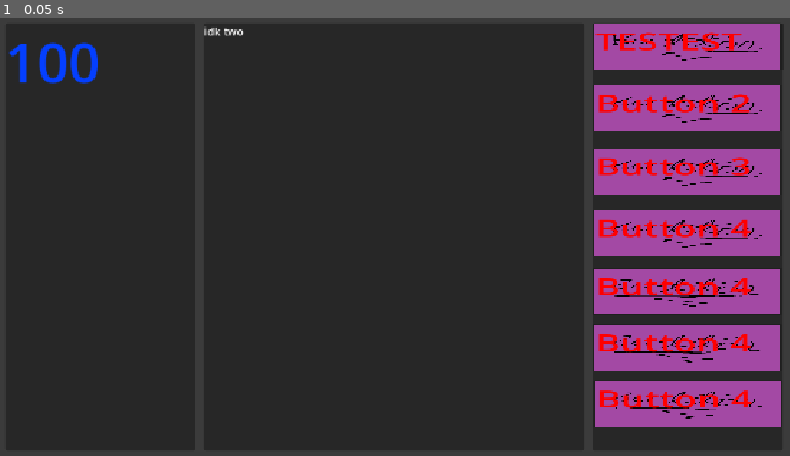
Above: before the commit, frame 1.
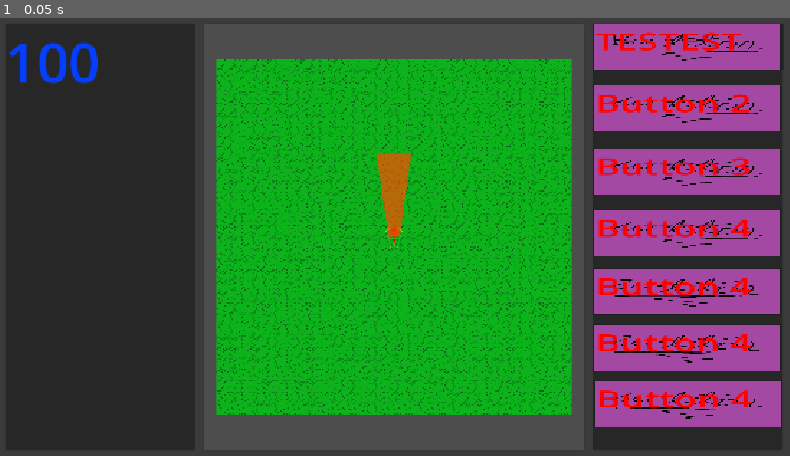
Above: after the commit, the same moment.

Repository: thehiddenspeaker/jam
Game: Godot game, scene res://main.tscn
Same seed, same stepped clock (60 frames per second), same inputs: the game is played once before the commit and once after it.
Inputs:
- Up to frame 1 (0.05 s): no input

The runs differ from the first frame. In frame 1, 47% of the frame differs, in the area x 25-74%, y 1-99%.
Error after the commit: Invalid access to property or key 'dragonspeed' on a base object of type 'Dictionary'. (res://dragon.gd:18)

Commit message:
upgrade functionality

Diff:
--- a/burnscene.tscn
+++ b/burnscene.tscn
@@ -2,10 +2,67 @@
 
 [ext_resource type="Texture2D" uid="uid://bsckhgosj1xph" path="res://New Piskel (2).png" id="1_3jquc"]
 [ext_resource type="Script" uid="uid://cpti6en772h0p" path="res://dragon.gd" id="1_lq68o"]
+[ext_resource type="Texture2D" uid="uid://1j1fowivp5s4" path="res://New Piskel (4).png" id="1_tx4pt"]
+[ext_resource type="Texture2D" uid="uid://tyccfjax44rm" path="res://New Piskel (3).png" id="1_xtxsn"]
 [ext_resource type="Texture2D" uid="uid://dvfksrtp27st0" path="res://New Piskel (1).png" id="2_hkqo0"]
 [ext_resource type="Script" uid="uid://dcqe7c47pins0" path="res://connection_line.gd" id="3_3jquc"]
 [ext_resource type="Script" uid="uid://2drxk88wqre0" path="res://civilzation.gd" id="3_r6i2g"]
 [ext_resource type="Script" uid="uid://c76hm1uhb74vu" path="res://firecone.gd" id="6_xtxsn"]
+[ext_resource type="Script" uid="uid://dg5ws3kq6t8yr" path="res://camera_2d.gd" id="7_r6i2g"]
+
+[sub_resource type="TileSetAtlasSource" id="TileSetAtlasSource_v1acx"]
+texture = ExtResource("1_tx4pt")
+0:0/0 = 0
+1:0/0 = 0
+2:0/0 = 0
+3:0/0 = 0
+4:0/0 = 0
+5:0/0 = 0
+0:1/0 = 0
+1:1/0 = 0
+2:1/0 = 0
+3:1/0 = 0
+4:1/0 = 0
+5:1/0 = 0
+0:2/0 = 0
+1:2/0 = 0
+2:2/0 = 0
+3:2/0 = 0
+4:2/0 = 0
+5:2/0 = 0
+0:3/0 = 0
+1:3/0 = 0
+2:3/0 = 0
+3:3/0 = 0
+4:3/0 = 0
+5:3/0 = 0
+
+[sub_resource type="TileSetAtlasSource" id="TileSetAtlasSource_tx4pt"]
+texture = ExtResource("1_xtxsn")
+0:0/0 = 0
+1:0/0 = 0
+2:0/0 = 0
+3:0/0 = 0
+4:0/0 = 0
+5:0/0 = 0
+0:1/0 = 0
+1:1/0 = 0
+2:1/0 = 0
+3:1/0 = 0
+4:1/0 = 0
+5:1/0 = 0
+0:2/0 = 0
+1:2/0 = 0
+2:2/0 = 0
+3:2/0 = 0
+4:2/0 = 0
+5:2/0 = 0
+0:3/0 = 0
+1:3/0 = 0
+2:3/0 = 0
+3:3/0 = 0
+4:3/0 = 0
+5:3/0 = 0
 
 [sub_resource type="TileSetAtlasSource" id="TileSetAtlasSource_smm5j"]
 texture = ExtResource("1_3jquc")
@@ -35,62 +92,40 @@
 5:3/0 = 0
 
 [sub_resource type="TileSet" id="TileSet_v1acx"]
-sources/0 = SubResource("TileSetAtlasSource_smm5j")
+sources/2 = SubResource("TileSetAtlasSource_smm5j")
+sources/1 = SubResource("TileSetAtlasSource_tx4pt")
+sources/0 = SubResource("TileSetAtlasSource_v1acx")
 
-[node name="burnscene" type="Control" unique_id=843521467]
-layout_mode = 3
-anchors_preset = 15
-anchor_right = 1.0
-anchor_bottom = 1.0
-offset_right = -640.0
-offset_bottom = -136.0
-grow_horizontal = 2
-grow_vertical = 2
+[node name="world" type="Node2D" unique_id=812249096]
 
-[node name="gamearea" type="SubViewportContainer" parent="." unique_id=351407016]
-layout_mode = 1
-anchors_preset = 15
-anchor_right = 1.0
-anchor_bottom = 1.0
-grow_horizontal = 2
-grow_vertical = 2
-stretch = true
-
-[node name="SubViewport" type="SubViewport" parent="gamearea" unique_id=1866552048]
-handle_input_locally = false
-size_2d_override = Vector2i(512, 512)
-size_2d_override_stretch = true
-render_target_update_mode = 4
-
-[node name="world" type="Node2D" parent="gamearea/SubViewport" unique_id=812249096]
-
-[node name="TileMapLayer" type="TileMapLayer" parent="gamearea/SubViewport/world" unique_id=286463404]
+[node name="TileMapLayer" type="TileMapLayer" parent="." unique_id=286463404]
 tile_set = SubResource("TileSet_v1acx")
 script = ExtResource("3_r6i2g")
 
-[node name="ConnectionLine" type="Node2D" parent="gamearea/SubViewport/world/TileMapLayer" unique_id=1421946460]
+[node name="ConnectionLine" type="Node2D" parent="TileMapLayer" unique_id=1421946460]
 script = ExtResource("3_3jquc")
 
-[node name="dragon" type="CharacterBody2D" parent="gamearea/SubViewport/world" unique_id=1269554324]
+[node name="dragon" type="CharacterBody2D" parent="." unique_id=1269554324]
 script = ExtResource("1_lq68o")
 speed = null
 turn_speed = null
 world_size = null
 
-[node name="dragonsprite" type="Sprite2D" parent="gamearea/SubViewport/world/dragon" unique_id=634654481]
+[node name="dragonsprite" type="Sprite2D" parent="dragon" unique_id=634654481]
 texture = ExtResource("2_hkqo0")
 
-[node name="fireorigin" type="Marker2D" parent="gamearea/SubViewport/world/dragon" unique_id=727517202]
+[node name="fireorigin" type="Marker2D" parent="dragon" unique_id=727517202]
 
-[node name="firecone" type="Polygon2D" parent="gamearea/SubViewport/world/dragon" unique_id=1682990108 node_paths=PackedStringArray("civilization")]
+[node name="firecone" type="Polygon2D" parent="dragon" unique_id=1682990108 node_paths=PackedStringArray("civilization")]
 script = ExtResource("6_xtxsn")
 civilization = NodePath("../../TileMapLayer")
 
-[node name="effects" type="Node2D" parent="gamearea/SubViewport/world" unique_id=1103000637]
+[node name="effects" type="Node2D" parent="." unique_id=1103000637]
 
-[node name="resources" type="Node2D" parent="gamearea/SubViewport/world" unique_id=2002794111]
+[node name="resources" type="Node2D" parent="." unique_id=2002794111]
 
-[node name="buildings" type="Node2D" parent="gamearea/SubViewport/world" unique_id=1869525427]
+[node name="buildings" type="Node2D" parent="." unique_id=1869525427]
 
-[node name="Camera2D" type="Camera2D" parent="gamearea/SubViewport/world" unique_id=1232950710]
+[node name="Camera2D" type="Camera2D" parent="." unique_id=1232950710]
 position = Vector2(256, 256)
+script = ExtResource("7_r6i2g")
--- /dev/null
+++ b/camera_2d.gd
@@ -0,0 +1,5 @@
+extends Camera2D
+
+func _process(_delta):
+	if zoom.x == 0 or zoom.y == 0:
+		print("INVALID CAMERA ZOOM: ", zoom)
--- a/civilzation.gd
+++ b/civilzation.gd
@@ -1,5 +1,18 @@
 extends TileMapLayer
-
+var upgrade = {
+	"dragonSpeed": 1,
+	"turnSpeed": 1,
+	"fireLength": 1,
+	"fireWidth": 1,
+	"fireDamage":1,
+	"citySpawnChance":1,
+	"citySpawnInterval":1,
+	"castleSpawnChance":1,
+	"castleSpawnInterval":1,
+	"villageClustering":1,
+	"cityClustering":1,
+	"castleAttraction":1
+}
 # ATLAS SETTINGS
 const SOURCE_ID = 0
 
@@ -19,7 +32,7 @@
 
 @export var village_spawn_interval = 2.0
 @export var city_spawn_interval = 8.0
-@export var castle_spawn_interval = 2.0
+@export var castle_spawn_interval = 25.0
 
 @export var fast_rebuild_time = 3.0
 @export var normal_rebuild_time = 15.0
@@ -47,6 +60,10 @@
 var city_timer = 0.0
 var castle_timer = 0.0
 
+var village_spawn_chance = 0.75
+var city_spawn_chance = 0.35
+var castle_spawn_chance = 0.20
+
 @export var grass_burn_chance: float = 0.35
 @export var grass_regrow_time: float = 2.0
 
@@ -343,21 +360,46 @@
 
 func update_connections():
 	$ConnectionLine.queue_redraw()
+func apply_upgrades():
+	var upgrades = global.upgrade
+
+	#village_spawn_chance = min(1.0, 0.75 * pow(1.15, upgrades["villageSpawnChance"] - 1))
+	city_spawn_chance = min(1.0, 0.35 * pow(1.15, upgrades["citySpawnChance"] - 1))
+	castle_spawn_chance = min(1.0, 0.20 * pow(1.15, upgrades["castleSpawnChance"] - 1))
+
+	#village_spawn_interval = 2.0 * pow(0.9, upgrades["villageSpawnInterval"] - 1)
+	city_spawn_interval = 8.0 * pow(0.9, upgrades["citySpawnInterval"] - 1)
+	castle_spawn_interval = 25.0 * pow(0.9, upgrades["castleSpawnInterval"] - 1)
+
+	village_clustering_distance = 4.0 * pow(0.9, upgrades["villageClustering"] - 1)
+	city_spacing_distance = 8.0 * pow(0.9, upgrades["cityClustering"] - 1)
+	castle_attraction_distance = 6.0 * pow(1.1, upgrades["castleAttraction"] - 1)
+
+	guaranteed_destroy_distance = 32.0 * pow(1.1, upgrades["fireDamage"] - 1)
+	distant_building_destroy_chance = min(1.0, 0.25 * pow(1.1, upgrades["fireDamage"] - 1))
 func _process(delta):
 	if game_over:
 		return
+
 	village_timer += delta
 	city_timer += delta
 	castle_timer += delta
 
 	if village_timer >= village_spawn_interval:
 		village_timer = 0.0
-		attempt_spawn_village()
+
+		if randf() < village_spawn_chance:
+			apply_upgrades()
+			attempt_spawn_village()
 
 	if city_timer >= city_spawn_interval:
 		city_timer = 0.0
-		attempt_spawn_city()
+
+		if randf() < city_spawn_chance:
+			attempt_spawn_city()
 
 	if castle_timer >= castle_spawn_interval:
 		castle_timer = 0.0
-		attempt_spawn_castle()
+
+		if randf() < castle_spawn_chance:
+			attempt_spawn_castle()
--- a/dragon.gd
+++ b/dragon.gd
@@ -15,6 +15,8 @@
 func _physics_process(delta: float) -> void:
 
 	# Mouse steering.
+	speed = 50 * pow(1.1,global.upgrade["dragonspeed"])
+	turn_speed = 1.5 * pow(1.1,global.upgrade["turnSpeed"])
 	if Input.is_mouse_button_pressed(MOUSE_BUTTON_LEFT):
 		var target_direction = global_position.direction_to(
 			get_global_mouse_position()
--- a/firecone.gd
+++ b/firecone.gd
@@ -20,7 +20,8 @@
 
 func _process(delta):
 	damage_timer += delta
-
+	fire_width=25 * pow(1.1,global.upgrades["fireWidth"])
+	fire_length= 120 * pow(1.1, global.upgrade["fireLength"])
 	if damage_timer >= damage_interval:
 		damage_timer = 0.0
 
--- a/main.tscn
+++ b/main.tscn
@@ -2,6 +2,7 @@
 
 [ext_resource type="Script" uid="uid://s7lyrglljvo" path="res://main.gd" id="1_0xm2m"]
 [ext_resource type="Texture2D" uid="uid://jreg8l5ssx6a" path="res://Button.png" id="1_ig7tw"]
+[ext_resource type="PackedScene" uid="uid://bgmvtemq4ww1n" path="res://burnscene.tscn" id="2_h2yge"]
 
 [node name="main" type="Control" unique_id=1660209080]
 layout_mode = 3
@@ -56,12 +57,21 @@
 size_flags_horizontal = 3
 size_flags_stretch_ratio = 2.0
 
-[node name="Label" type="Label" parent="MarginContainer/gamelayout/Panel2" unique_id=676762365]
-layout_mode = 0
-offset_right = 40.0
-offset_bottom = 23.0
-text = "idk two"
-horizontal_alignment = 1
+[node name="SubViewportContainer" type="SubViewportContainer" parent="MarginContainer/gamelayout/Panel2" unique_id=1037155160]
+layout_mode = 1
+anchors_preset = 15
+anchor_right = 1.0
+anchor_bottom = 1.0
+grow_horizontal = 2
+grow_vertical = 2
+stretch = true
+
+[node name="SubViewport" type="SubViewport" parent="MarginContainer/gamelayout/Panel2/SubViewportContainer" unique_id=732259785]
+handle_input_locally = false
+size = Vector2i(548, 616)
+render_target_update_mode = 4
+
+[node name="burnscene" parent="MarginContainer/gamelayout/Panel2/SubViewportContainer/SubViewport" unique_id=843521467 instance=ExtResource("2_h2yge")]
 
 [node name="Panel3" type="Panel" parent="MarginContainer/gamelayout" unique_id=1637460014]
 layout_mode = 2
Binary file added: New Piskel (3).png
Not shown, added: New Piskel (3).png.import
Binary file added: New Piskel (4).png
Not shown, added: New Piskel (4).png.import
Not shown, added: camera_2d.gd.uid
